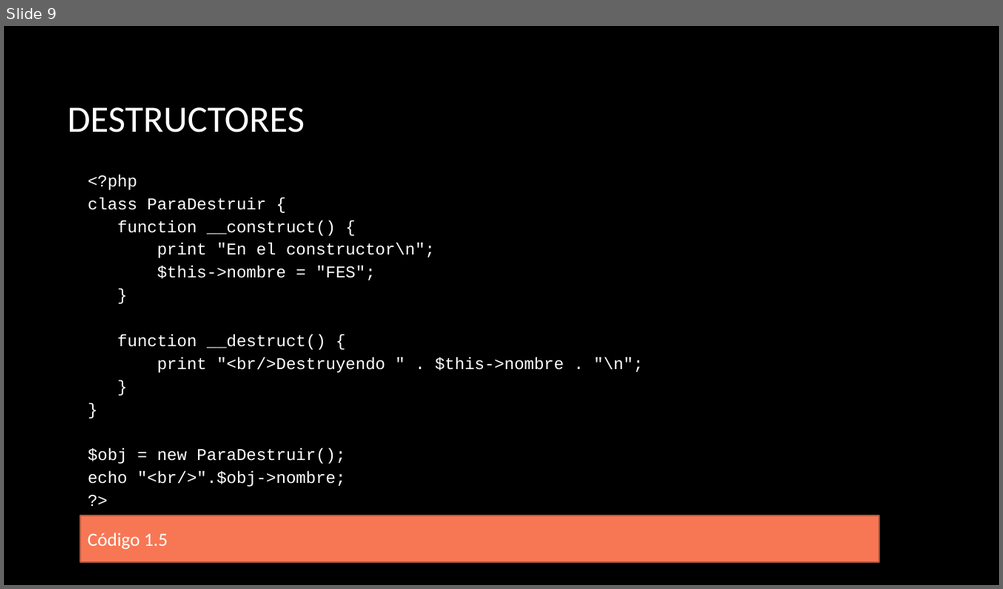
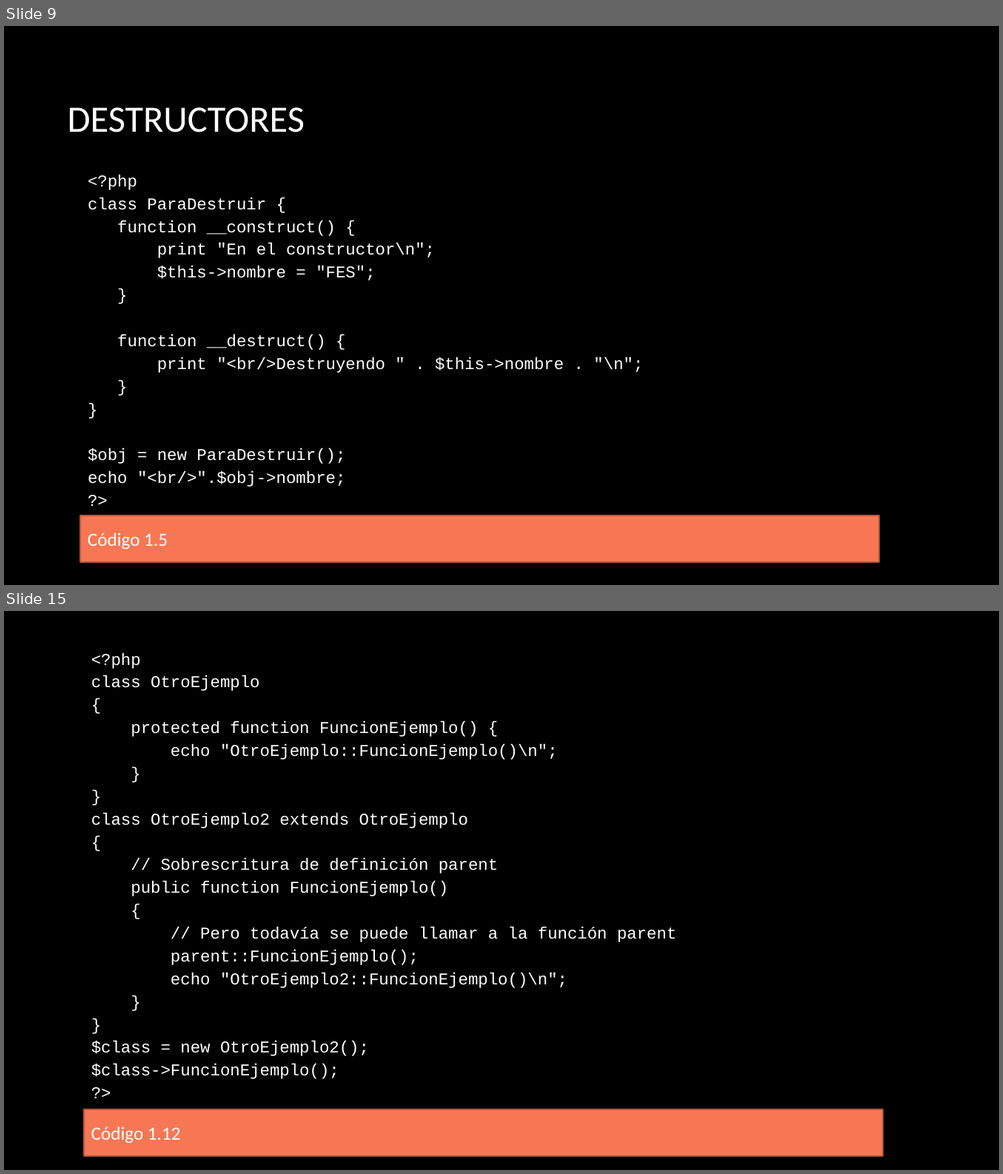
Before and after one commit to erikfer94/fromNoobToMaster, a slide deck: presentaciones/clase_3.pptx. Shown one above the other, each under a label of ours: slide 9 before the commit, slides 9 and 15 after it; the slides between them are not shown. The pictures are 1003x589 and 1003x1174 pixels, drawn with LibreOffice and Linux fonts; fonts in the diff are those of the drawing; background and template pictures are left out. Boxes give left, top, right and bottom in pixels: in the first picture for what was removed or moved away, otherwise in the second. Text is boxed around its words. In the diff, an @@ line names an element or a change of style, - is before the commit and + after.

```diff
--- a/presentaciones/clase_3.pptx
+++ b/presentaciones/clase_3.pptx
@@ slide 15 added at (4, 611, 999, 1170), background picture (left out) @@
@@ rectangle added at (84, 641, 883, 1110), fill #000000, 16 pt, text #FFFFFF @@
+<?php
+class OtroEjemplo
+{
+protected function FuncionEjemplo() {
+echo "OtroEjemplo::FuncionEjemplo()\n";
+}
+}
+class OtroEjemplo2 extends OtroEjemplo
+{
+// Sobrescritura de definición parent
+public function FuncionEjemplo()
+{
+// Pero todavía se puede llamar a la función parent
+parent::FuncionEjemplo();
+echo "OtroEjemplo2::FuncionEjemplo()\n";
+}
+}
+$class = new OtroEjemplo2();
+$class->FuncionEjemplo();
+?>
@@ rectangle added at (84, 1111, 883, 1156), fill #F77754, outline #B7583E 1.5 pt, 18 pt, text #FFFFFF @@
+Código 1.12
```
Also in this commit, not shown: 20 other slides added, 17 other files.
